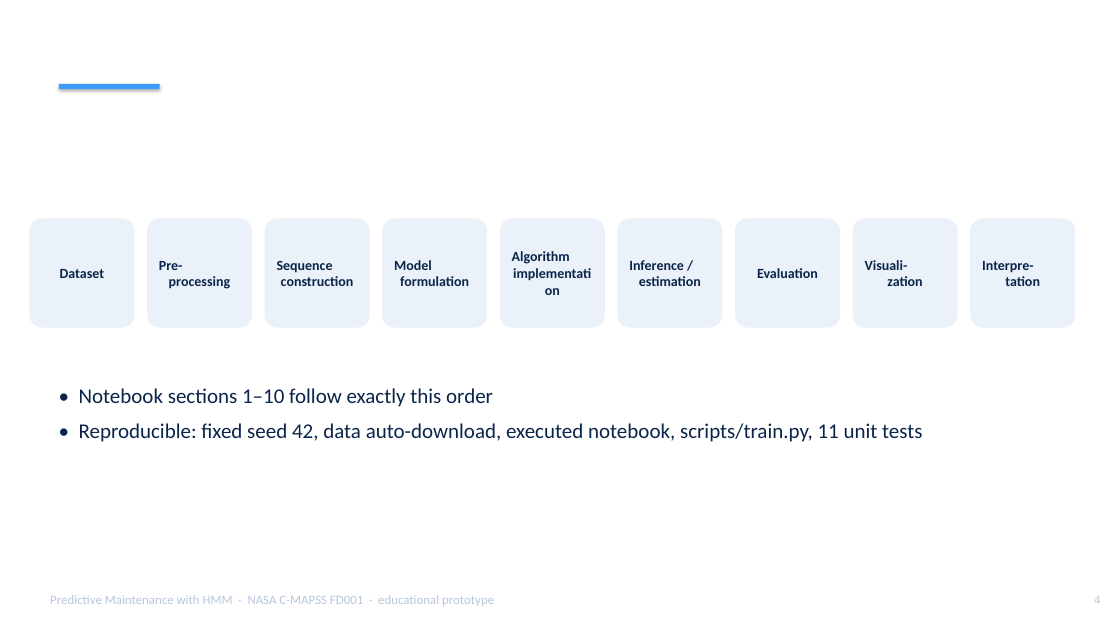
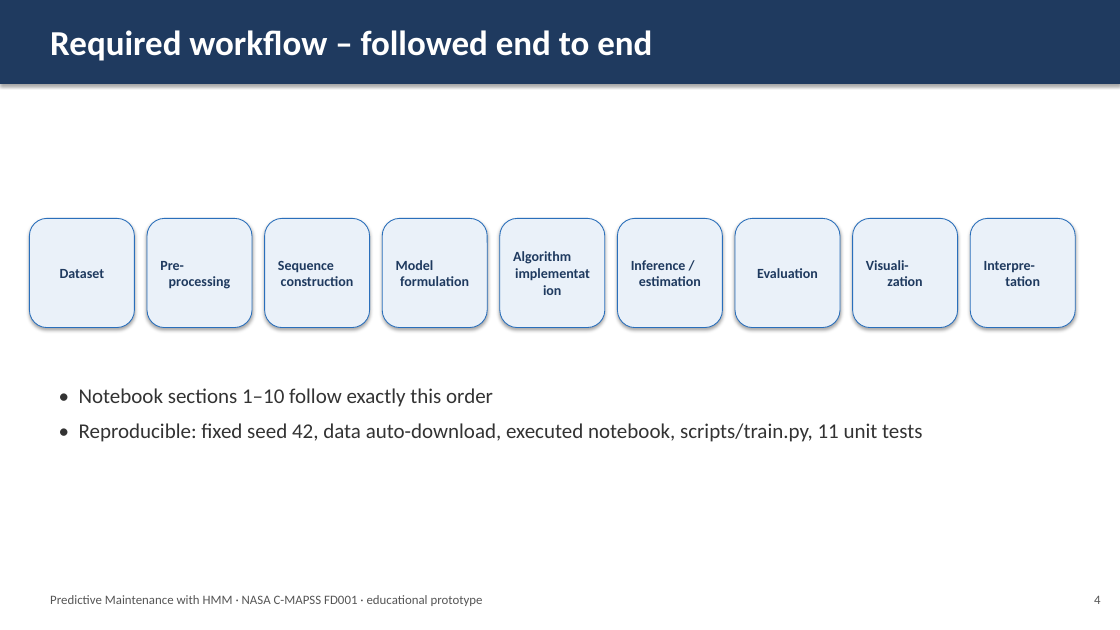
Before and after one commit to Ishita09-prog/predictive-maintenance-hmm, a slide deck: slide 4 of reports/Presentation.pptx. Drawn at 1120x630 pixels with LibreOffice and Linux fonts; fonts in the diff are those of the drawing; background and template pictures are left out. Boxes give left, top, right and bottom in pixels: in the first picture for what was removed or moved away, otherwise in the second. Text is boxed around its words. In the diff, an @@ line names an element or a change of style, - is before the commit and + after.

```diff
--- a/reports/Presentation.pptx
+++ b/reports/Presentation.pptx
@@ rectangle added at (0, 0, 1120, 84), fill #1F3A5F @@
@@ text "Required workflow – followed end ..." rewrapped from (50, 25, 1059, 84) to (50, 30, 652, 61) @@
@@ rectangle removed at (59, 84, 160, 89) @@
@@ text colour #0B254A to #1F3A5F; outline none to #2A6FBB 0.75 pt; shadow on; proportions changed in 9 elements at (29, 218, 134, 328), (147, 218, 252, 328), (265, 218, 370, 328), (382, 218, 487, 328), (500, 218, 605, 328), (618, 218, 723, 328), (735, 218, 840, 328), (853, 218, 958, 328), (970, 218, 1075, 328) @@
@@ rounded rectangle removed at (34, 365, 1075, 483) @@
@@ text "• Notebook sections 1–10 follow ..." at (79, 388, 922, 442): text colour #0B254A to #333333 @@
@@ text "Predictive Maintenance with HMM · ..." at (50, 595, 483, 606): text colour #B8C7DC to #555555 @@
@@ text "4" at (1094, 596, 1100, 604): text colour #B8C7DC to #555555 @@
```
Also in this commit, not shown: 13 other slides changed.
